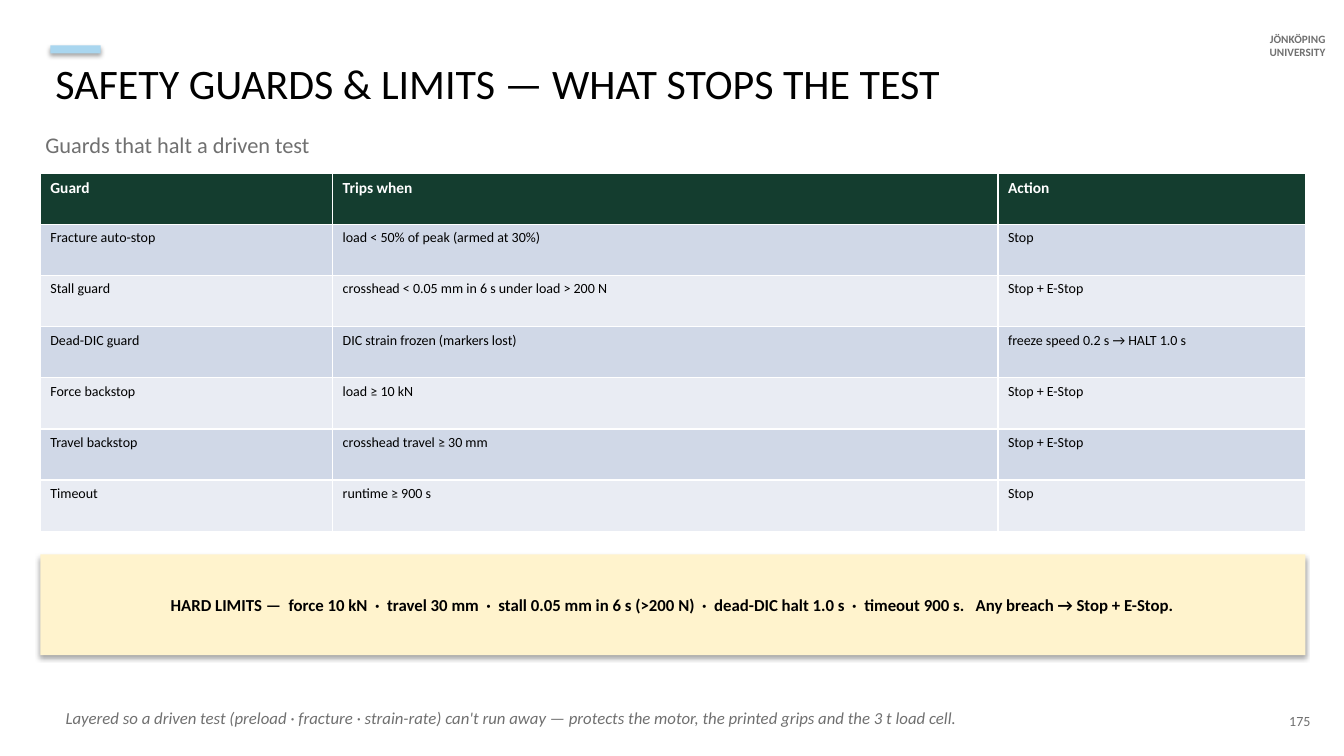
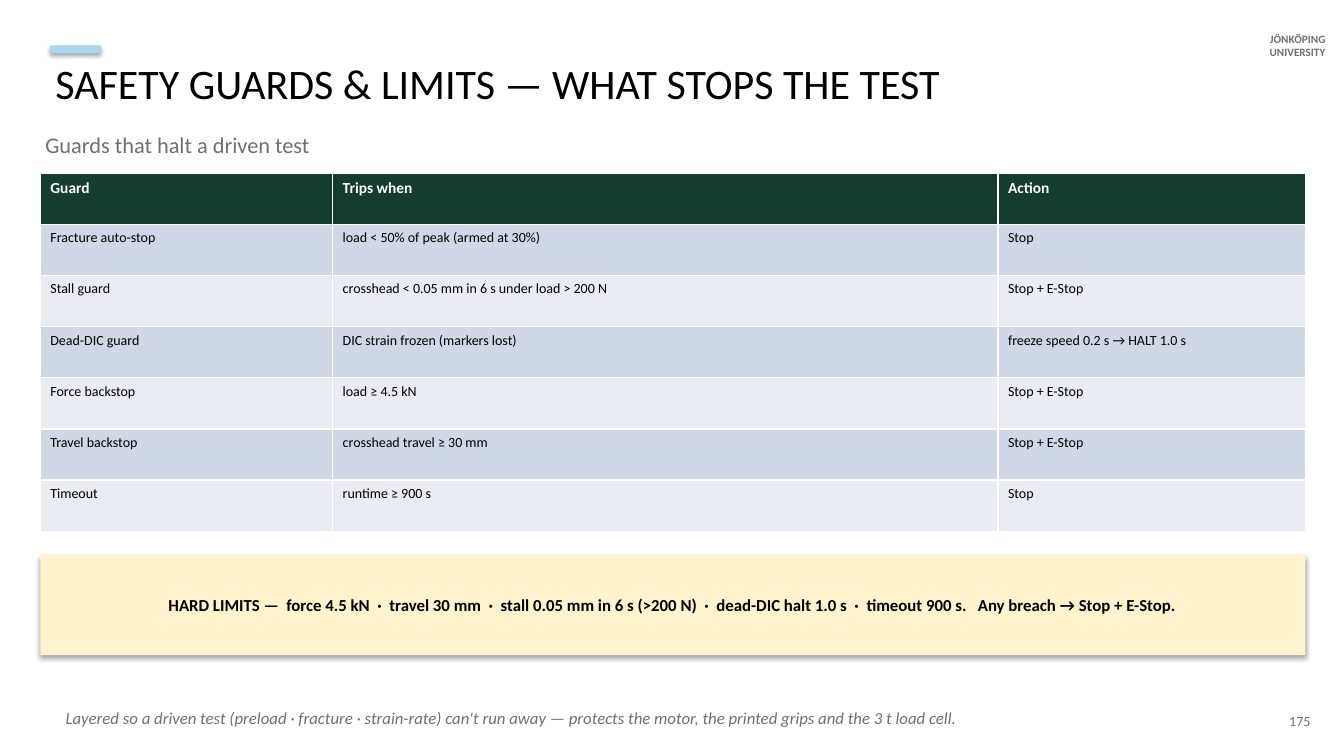
Before and after one commit to AdithyaSivakumar-3/UTM, a slide deck: slide 35 of documentation/decks/V6a_8_6_20_slides.pptx. Drawn at 1344x756 pixels with LibreOffice and Linux fonts; fonts in the diff are those of the drawing. Boxes give left, top, right and bottom in pixels: in the first picture for what was removed or moved away, otherwise in the second. Text is boxed around its words. In the diff, an @@ line names an element or a change of style, - is before the commit and + after.

```diff
--- a/documentation/decks/V6a_8_6_20_slides.pptx
+++ b/documentation/decks/V6a_8_6_20_slides.pptx
@@ table at (40,173,1306,531) @@
-row 5, column 2: load ≥ 10 kN
+row 5, column 2: load ≥ 4.5 kN
@@ text in rectangle at (168,598,1175,614): text changed @@
-HARD LIMITS — force 10 kN · travel 30 mm · stall 0.05 mm in 6 s (>200 N) · dead-DIC halt 1.0 s · timeout 900 s. Any breach → Stop + E-Stop.
+HARD LIMITS — force 4.5 kN · travel 30 mm · stall 0.05 mm in 6 s (>200 N) · dead-DIC halt 1.0 s · timeout 900 s. Any breach → Stop + E-Stop.
```
Also in this commit, not shown: 62 other slides changed, 1 slide added, 8 other files.
